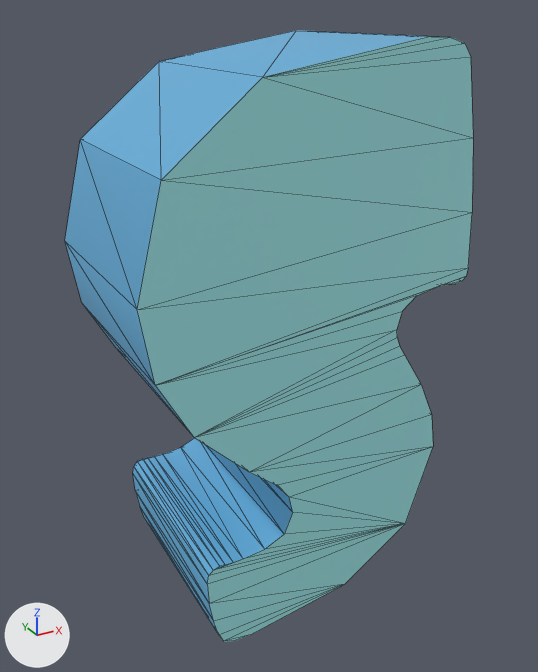
The glTF model scene/models/alphaNum/s.glb as it was, and as the next commit left it.
Before and after are seen from a 50 mm camera at (-0.289, -0.529, 0.487) aimed at (0.0, -0.003, 0.224). Lighting does not change. The marker at lower left points along +X, +Y and +Z. Mesh edges are drawn as thin lines. Objects named as collision shapes, trigger or cutter boxes, shadow casters or lower levels of detail are left out. Where no turn or scale is listed for an object, it has been applied to the vertices.

The scene before the commit, as lines of its bpy script (objects in view):
```python
mat_dark = principled_material('Dark')
mat_dark.base_color = (0.101, 0.338, 0.562)  # blue #599dc6
mat_dark.emission_color = (0.02, 0.0673, 0.113)  # dark blue #27495e
mat_dark.emission_strength = 1.0
mat_light = principled_material('Light')
mat_light.base_color = (0.251, 0.566, 0.581)  # cyan #89c6c8
mat_light.emission_color = (0.05, 0.113, 0.115)  # dark cyan #3f5e5f
mat_light.emission_strength = 1.0
me_text_057 = bpy.data.meshes.new('Text.057')
me_text_057.from_pydata(...)  # 96 vertices, 188 faces; spans x -0.146..0.141, y -0.09..0.09, z -0.013..0.469
# faces by material slot: [96, 92]
me_text_057.materials.append(mat_dark)  # blue #599dc6
me_text_057.materials.append(mat_light)  # cyan #89c6c8
ob_s = bpy.data.objects.new('s', me_text_057)
ob_s.location = (0.0, 0.0, 0.0)
```
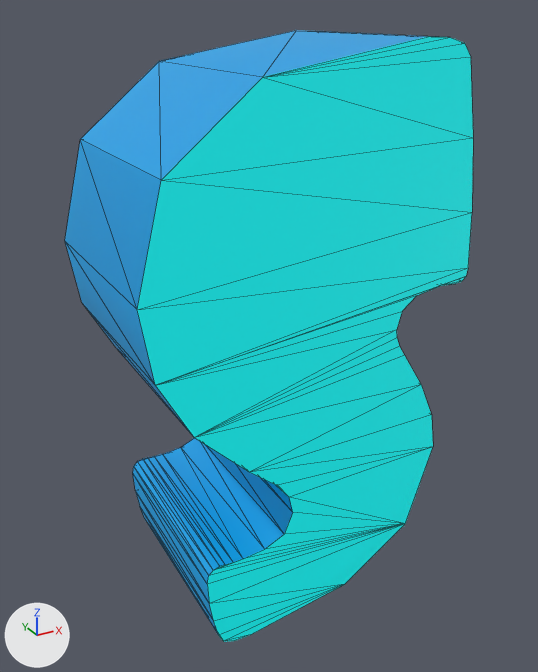
Patch to the scene script:
```diff
--- a/scene/models/alphaNum/s.glb.py
+++ b/scene/models/alphaNum/s.glb.py
@@ mat_light @@
 mat_light = principled_material('Light')
-mat_light.base_color = (0.251, 0.566, 0.581)  # cyan #89c6c9
-mat_light.emission_color = (0.05, 0.113, 0.115)  # dark cyan #3f5e5f
+mat_light.base_color = (0.0, 1.0, 1.0)  # cyan #00ffff
+mat_light.emission_color = (0.0, 0.2, 0.2)  # dark cyan #007c7c
 mat_light.emission_strength = 1.0
@@ mat_dark @@
 mat_dark = principled_material('Dark')
-mat_dark.base_color = (0.101, 0.338, 0.562)  # blue #599dc6
-mat_dark.emission_color = (0.02, 0.0673, 0.113)  # dark blue #27495e
+mat_dark.base_color = (0.0, 0.296, 0.651)  # cyan #0094d3
+mat_dark.emission_color = (0.0, 0.0592, 0.13)  # dark blue #004565
 mat_dark.emission_strength = 1.0
```

Location of each change, (x1, y1, x2, y2) in pixels of the pictures (538 x 672 px):
's', recoloured: (65, 30, 473, 642) in both
